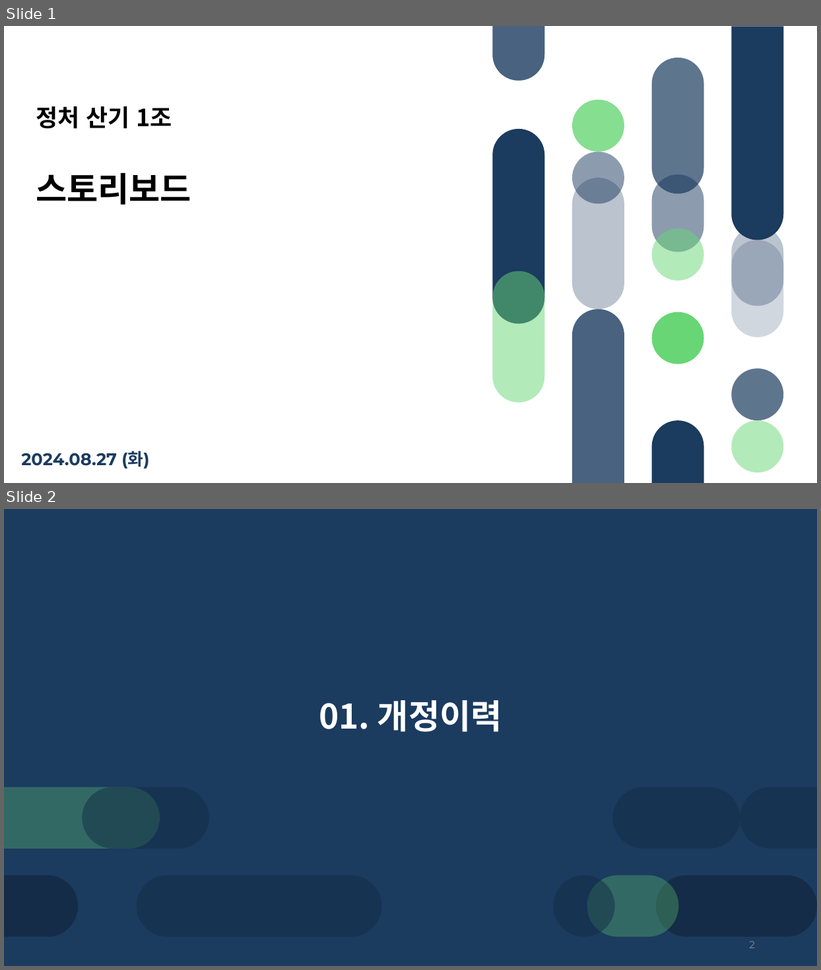
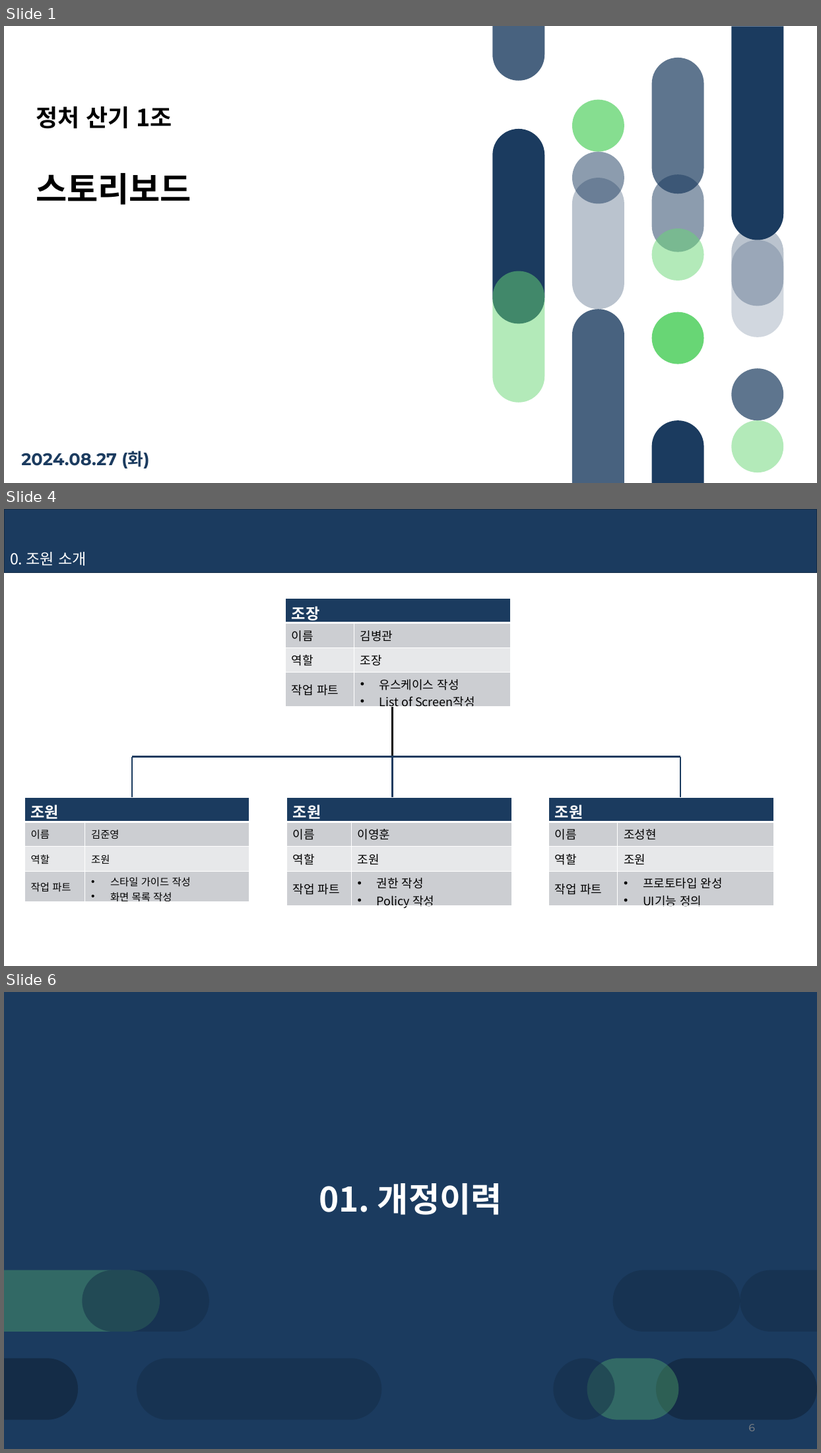
Before and after one commit to KIMGACHE/TEAM_1, a slide deck: 스토리보드 1조 조성현 수정본ver 0.3.pptx. Shown one above the other, each under a label of ours: slides 1 and 2 before the commit, slides 1, 4 and 6 after it; the slides between them are not shown. The pictures are 821x970 and 821x1453 pixels, drawn with LibreOffice and Linux fonts; fonts in the diff are those of the drawing. Boxes give left, top, right and bottom in pixels: in the first picture for what was removed or moved away, otherwise in the second. Text is boxed around its words. In the diff, an @@ line names an element or a change of style, - is before the commit and + after.

```diff
--- a/스토리보드 1조 조성현 수정본ver 0.3.pptx
+++ b/스토리보드 1조 조성현 수정본ver 0.3.pptx
@@ slide 4 added at [4, 509, 817, 966], background #FFFFFF @@
@@ rectangle added at [4, 509, 817, 572], fill #1B3B5F, outline #142C46 1 pt @@
@@ text added at [10, 552, 86, 566], 18 pt, text #FFFFFF @@
+0. 조원 소개
@@ table added at [286, 599, 511, 712], 4 rows, 2 columns @@
+조장 | 
+이름 | 김병관
+역할 | 조장
+작업 파트 | 유스케이스 작성 / List of Screen작성
@@ line added from (393, 707) to (393, 757), #000000 2 pt @@
@@ line added from (132, 757) to (680, 757), #1B3B5F 2 pt @@
@@ line added from (132, 757) to (132, 797), #1B3B5F 2 pt @@
@@ line added from (393, 757) to (393, 797), #1B3B5F 2 pt @@
@@ line added from (680, 757) to (680, 797), #1B3B5F 2 pt @@
@@ table added at [24, 797, 250, 906], 4 rows, 2 columns @@
+조원 | 
+이름 | 김준영
+역할 | 조원
+작업 파트 | 스타일 가이드 작성 / 화면 목록 작성
@@ table added at [287, 797, 512, 912], 4 rows, 2 columns @@
+조원 | 
+이름 | 이영훈
+역할 | 조원
+작업 파트 | 권한 작성 / Policy 작성
@@ table added at [549, 797, 774, 912], 4 rows, 2 columns @@
+조원 | 
+이름 | 조성현
+역할 | 조원
+작업 파트 | 프로토타입 완성 / UI기능 정의
@@ what was slide 2 is now slide 6 @@
@@ page number at [749, 1424, 755, 1432]: text changed @@
-2
+6
```
Also in this commit, not shown: 2 slides changed, 3 other slides added.
